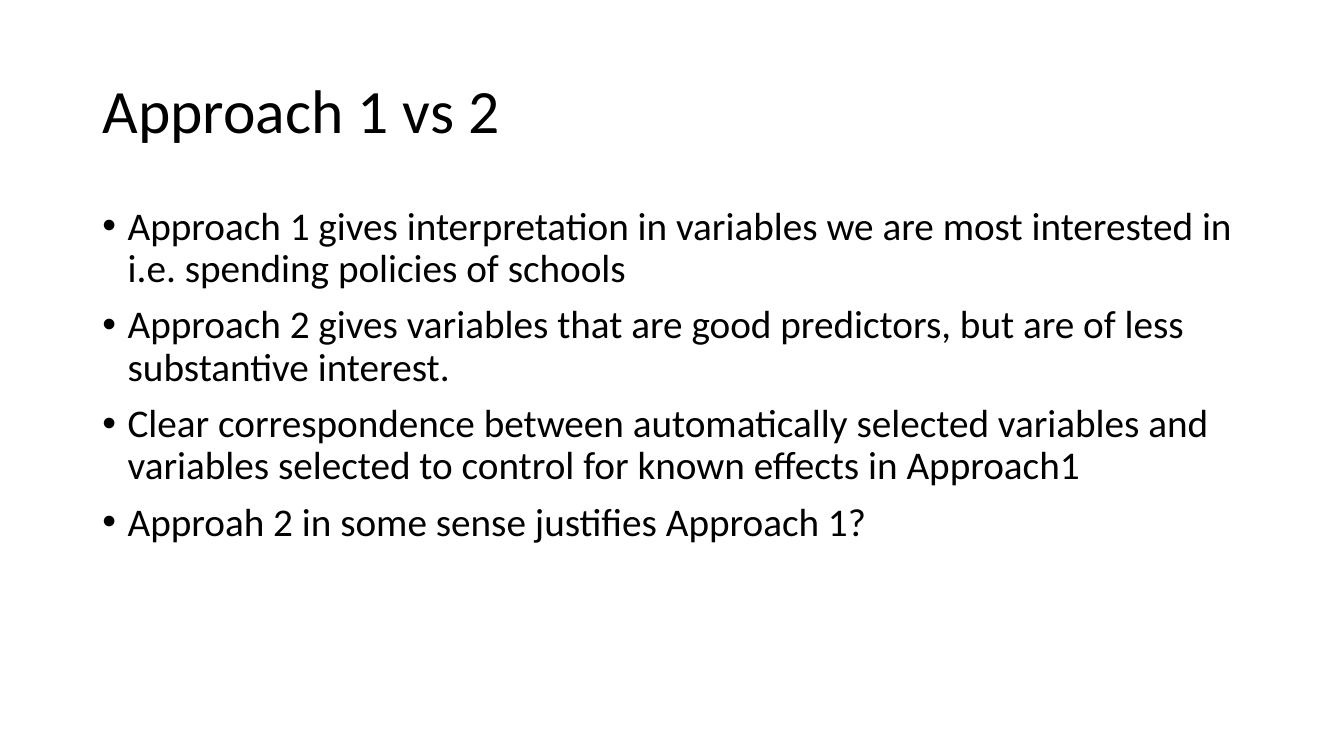
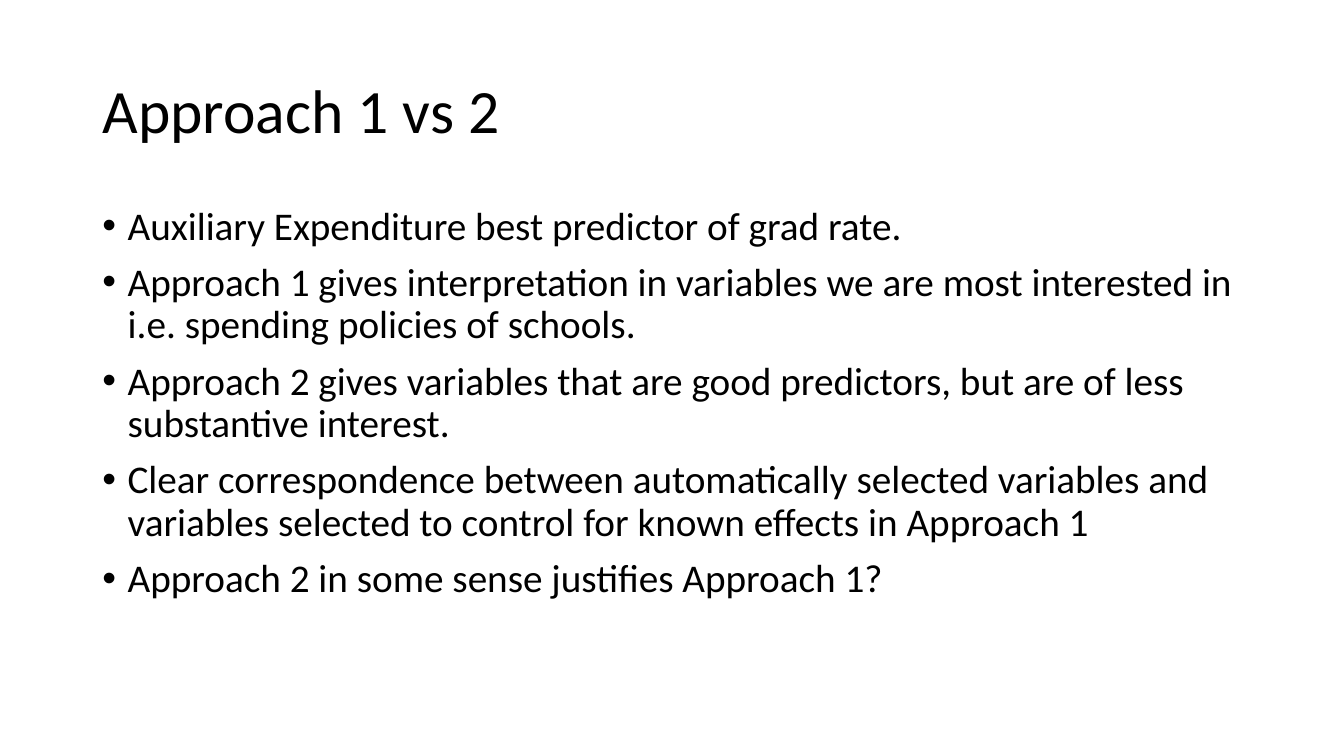
Before and after one commit to duncan-clark/DeltaCostProject_DataAnalysis, a slide deck: slide 15 of reports/18_03_13 Presentation.pptx. Drawn at 1344x756 pixels with LibreOffice and Linux fonts; fonts in the diff are those of the drawing. Boxes give left, top, right and bottom in pixels: in the first picture for what was removed or moved away, otherwise in the second. Text is boxed around its words. In the diff, an @@ line names an element or a change of style, - is before the commit and + after.

```diff
--- a/reports/18_03_13 Presentation.pptx
+++ b/reports/18_03_13 Presentation.pptx
@@ text at [128,212,1232,345]: text changed @@
-• Approach 1 gives interpretation in variables we are most interested in i.e. spending policies of schools
+• Auxiliary Expenditure best predictor of grad rate.
+• Approach 1 gives interpretation in variables we are most interested in i.e. spending policies of schools.
@@ text at [128,465,1208,599]: text changed @@
-• Clear correspondence between automatically selected variables and variables selected to control for known effects in Approach1
-• Approah 2 in some sense justifies Approach 1?
+• Clear correspondence between automatically selected variables and variables selected to control for known effects in Approach 1
+• Approach 2 in some sense justifies Approach 1?
```
Also in this commit, not shown: 2 other slides changed, 1 other file.
